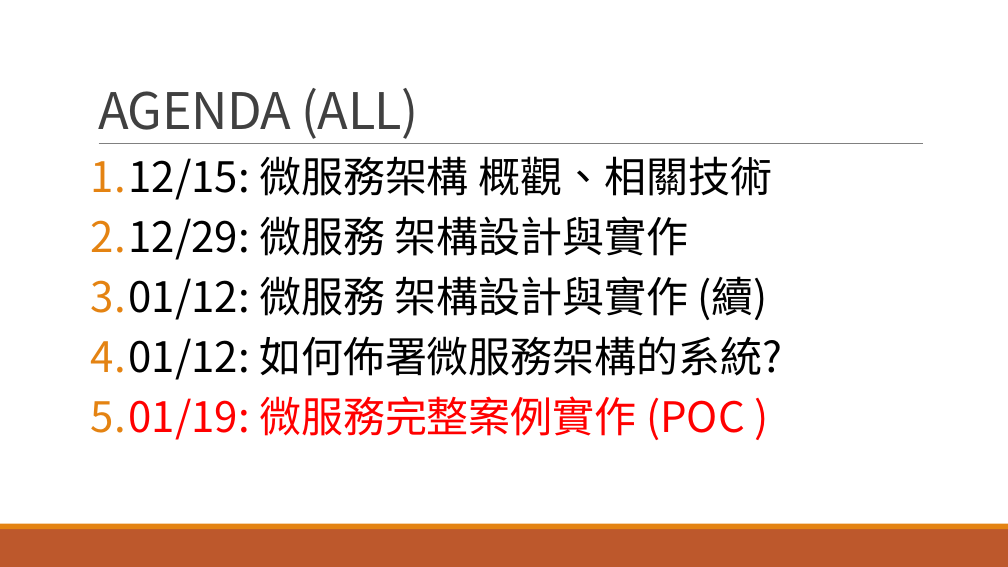
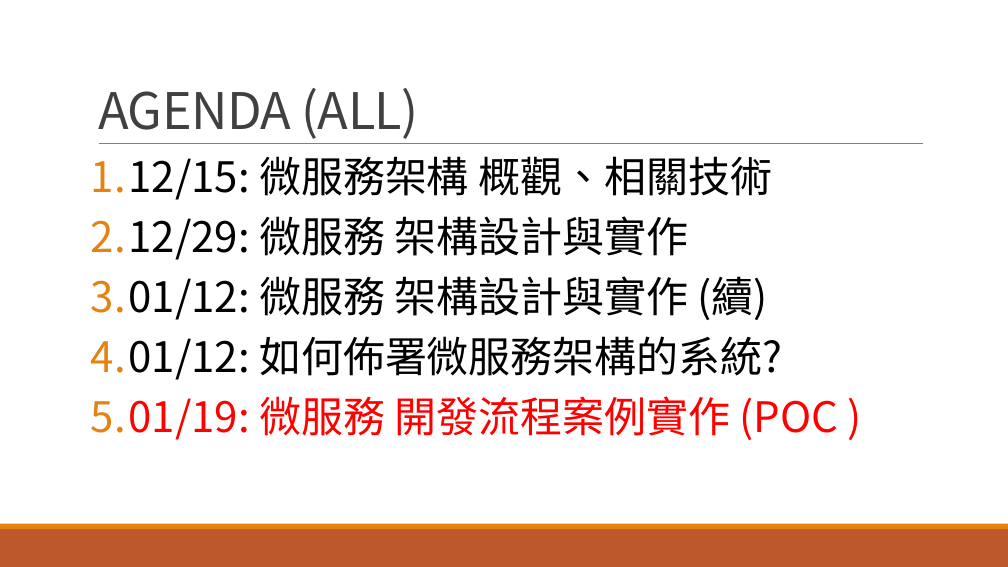
Before and after one commit to andrew0928/Course.Microservices.201612, a slide deck: slide 2 of Session4/M04.pptx. Drawn at 1008x567 pixels with LibreOffice and Linux fonts; fonts in the diff are those of the drawing. Boxes give left, top, right and bottom in pixels: in the first picture for what was removed or moved away, otherwise in the second. Text is boxed around its words. In the diff, an @@ line names an element or a change of style, - is before the commit and + after.

Commit message:
update

```diff
--- a/Session4/M04.pptx
+++ b/Session4/M04.pptx
@@ text at bbox=[91, 396, 839, 440]: text changed @@
-5. 01/19: 微服務完整案例實作 (POC )
+5. 01/19: 微服務 開發流程案例實作 (POC )
```
Also in this commit, not shown: 2 slides added.
